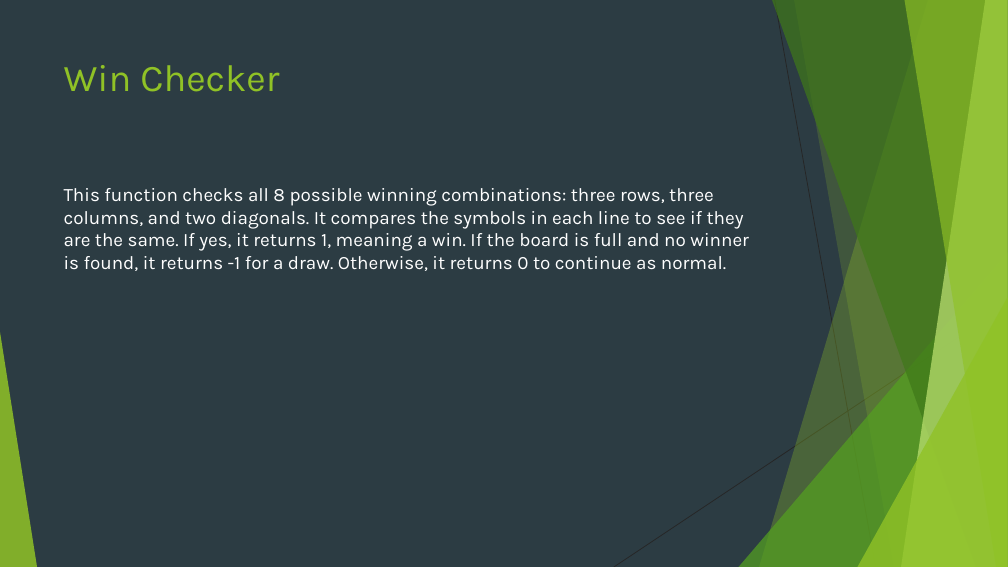
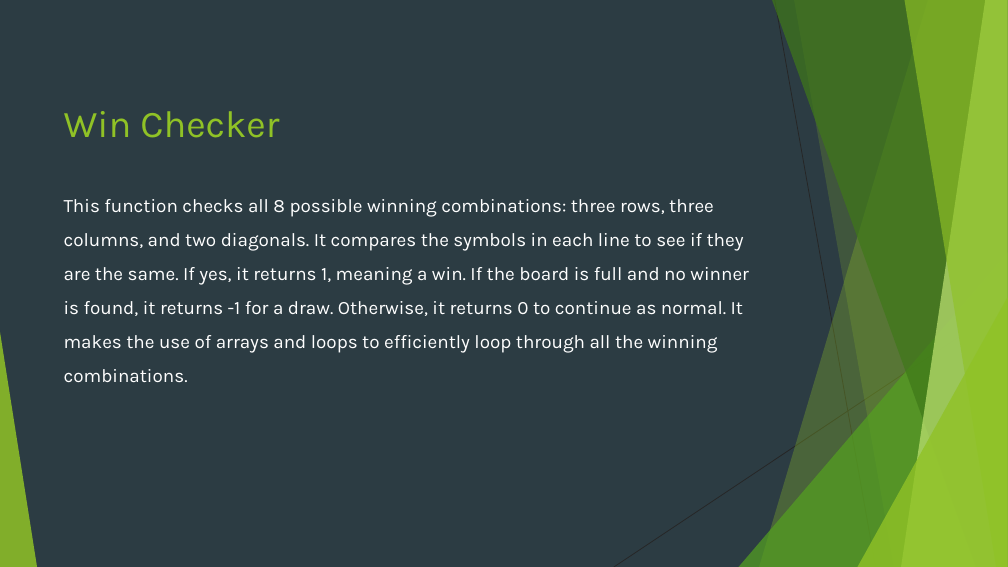
Before and after one commit to taha-ahmed-mallick/PF-fall25, a slide deck: slide 8 of CCP/presentation/presentation.pptx. Drawn at 1008x567 pixels with LibreOffice and Linux fonts; fonts in the diff are those of the drawing. Boxes give left, top, right and bottom in pixels: in the first picture for what was removed or moved away, otherwise in the second. Text is boxed around its words. In the diff, an @@ line names an element or a change of style, - is before the commit and + after.

```diff
--- a/CCP/presentation/presentation.pptx
+++ b/CCP/presentation/presentation.pptx
@@ title "Win Checker": place and size @@
-title "Win Checker" at [64, 65, 279, 92]
+title "Win Checker" at [64, 111, 279, 138]
@@ text at [64, 199, 749, 383]: text changed @@
-This function checks all 8 possible winning combinations: three rows, three columns, and two diagonals. It compares the symbols in each line to see if they are the same. If yes, it returns 1, meaning a win. If the board is full and no winner is found, it returns -1 for a draw. Otherwise, it returns 0 to continue as normal.
+This function checks all 8 possible winning combinations: three rows, three columns, and two diagonals. It compares the symbols in each line to see if they are the same. If yes, it returns 1, meaning a win. If the board is full and no winner is found, it returns -1 for a draw. Otherwise, it returns 0 to continue as normal. It makes the use of arrays and loops to efficiently loop through all the winning combinations.
```
Also in this commit, not shown: 7 other slides changed, 9 slides added, 2 other files.
